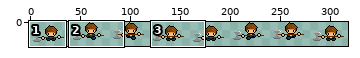
Sprite sheet, stored at graphics/joseph/joseph_running_sprite_sheet.png. Above, an overview of the earlier version with the close-up marked.
Close-up. Before:
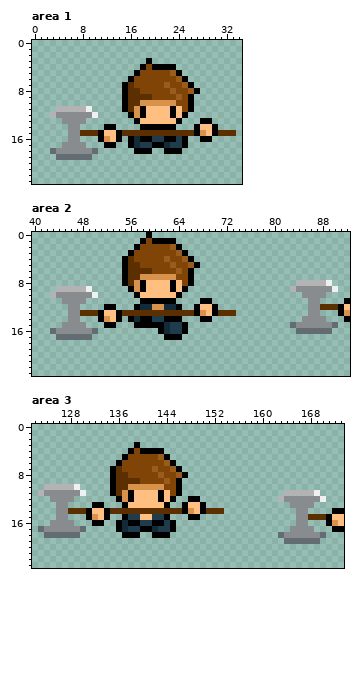
The file is 320x160 pixels. Shown: area 1: x 0..34, y 0..23; area 2: x 40..92, y 0..23; area 3: x 122..173, y 0..23. The old version is drawn lined up with the new one. The wide view leaves out empty margins. The commit also changed other parts of the picture, which this record leaves out.
New version:
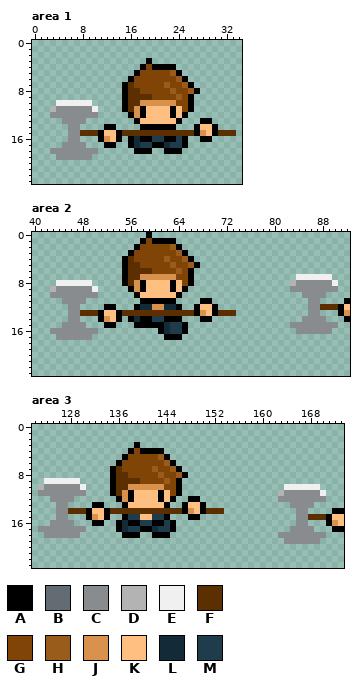
Palette (. is transparent): A #000000  B #646c73  C #888c8f  D #b3b3b3  E #f0f0f0  F #5c2f00  G #804506  H #995c1a  J #d9924c  K #ffbf80  L #132b38  M #1f3c4d
Changes in this commit:
whole drawing moved by +1,+0 (the old picture is shown already moved)
Changed rows in their new state; - is an unchanged pixel.
Area 1:
first column x 3:
10 -EEEEEE-
11 DCCCCCCE
12 C------C
first column x 3:
18 C------C
19 -CCCCCC-
Area 2:
first column x 43:
 7 -----------------------------------------EEEEEE-
 8 -EEEEEE---------------------------------DCCCCCCE
 9 DCCCCCCE--------------------------------C------C
10 C------C----------------------------------------
first column x 43:
15 ----------------------------------------C------C
16 C------C---------------------------------CCCCCC-
17 -CCCCCC-----------------------------------------
Area 3:
first column x 123:
 9 -EEEEEE-----------------------------------------
10 DCCCCCCE---------------------------------EEEEEE-
11 C------C--------------------------------DCCCCCCE
12 ----------------------------------------C------C
first column x 123:
17 C------C----------------------------------------
18 -CCCCCC---------------------------------C------C
19 -----------------------------------------CCCCCC-
